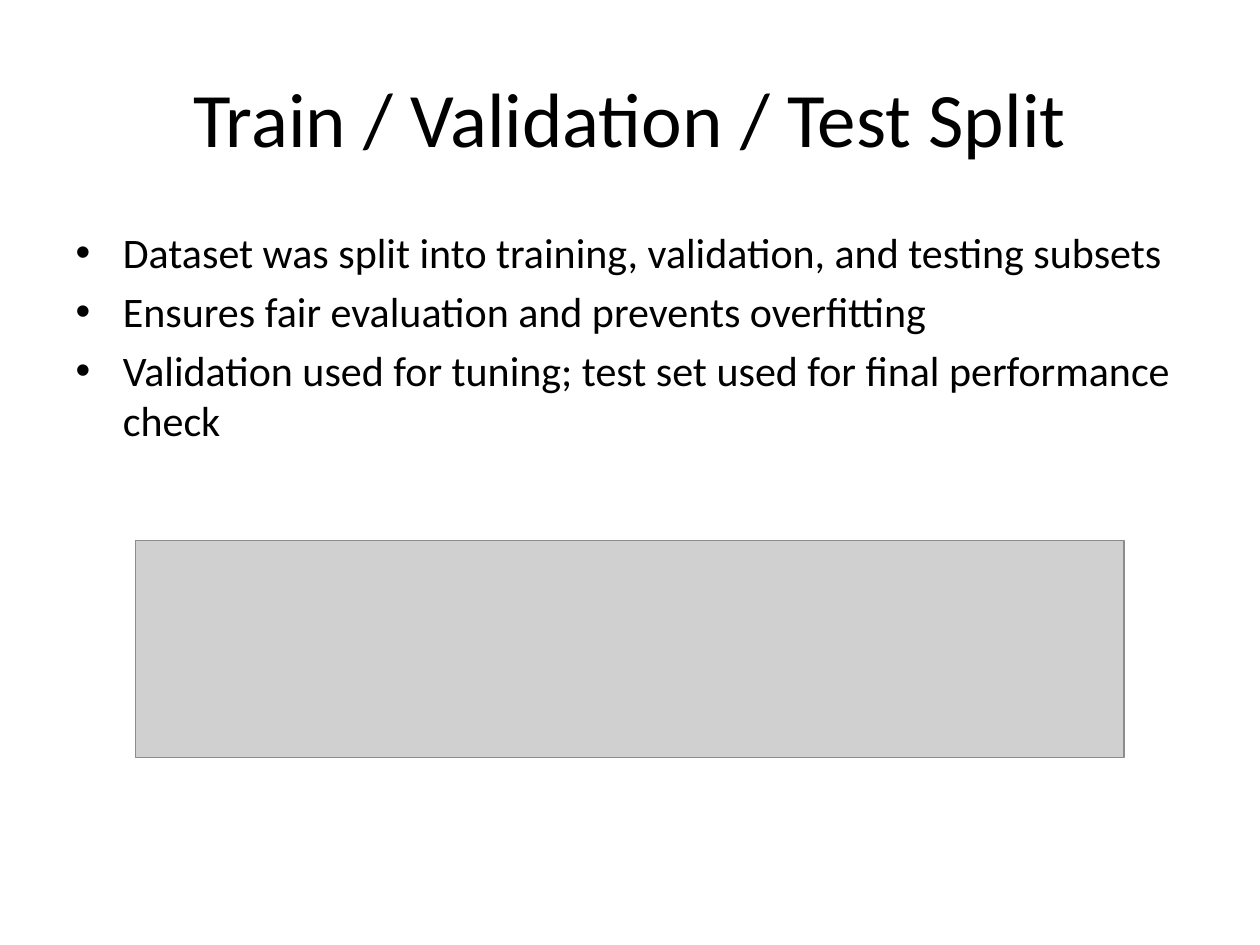
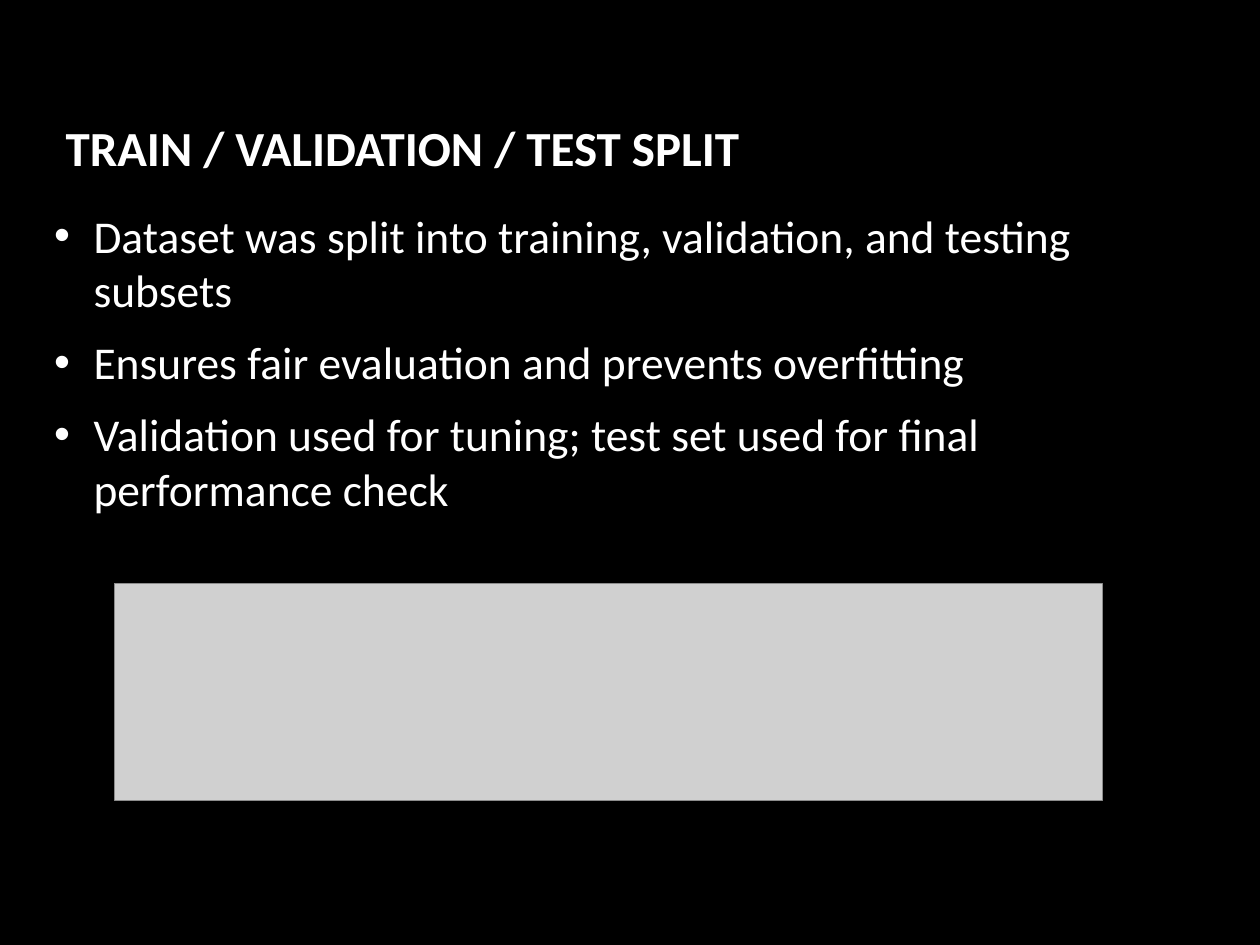
Before and after one commit to naveedakram83/diabetes-ml-2025, a slide deck: slide 12 of presentation/Diabetes_Prediction_Presentation.pptx (slide 8 before the commit). Drawn at 1260x945 pixels with LibreOffice and Linux fonts; fonts in the diff are those of the drawing; grey boxes stand for pictures; background and template pictures are left out. Boxes give left, top, right and bottom in pixels: in the first picture for what was removed or moved away, otherwise in the second. Text is boxed around its words. In the diff, an @@ line names an element or a change of style, - is before the commit and + after.

Commit message:
changes from izhar before finalization

```diff
--- a/presentation/Diabetes_Prediction_Presentation.pptx
+++ b/presentation/Diabetes_Prediction_Presentation.pptx
@@ background #FFFFFF to picture (left out) @@
@@ title at (x1=66, y1=134, x2=739, y2=167): text changed; size 44 to 28 pt; text colour #000000 to #FFFFFF; bold on @@
-Train / Validation / Test Split
+TRAIN / VALIDATION / TEST SPLIT
@@ text "Dataset was split into training, ..." moved from (x1=123, y1=238, x2=1169, y2=437) to (x1=94, y1=221, x2=1070, y2=514) @@
@@ text "Dataset was split into training, ..." at (x1=94, y1=221, x2=1070, y2=514): size 24 to 26 pt, text colour #000000 to #FFFFFF; indent changed; more space between paragraphs; vertical alignment top to middle @@
@@ picture moved from (x1=136, y1=541, x2=1124, y2=757) to (x1=115, y1=583, x2=1102, y2=800) @@
```
Also in this commit, not shown: 14 other slides changed, 8 slides added, 3 slides removed, 6 other files.
